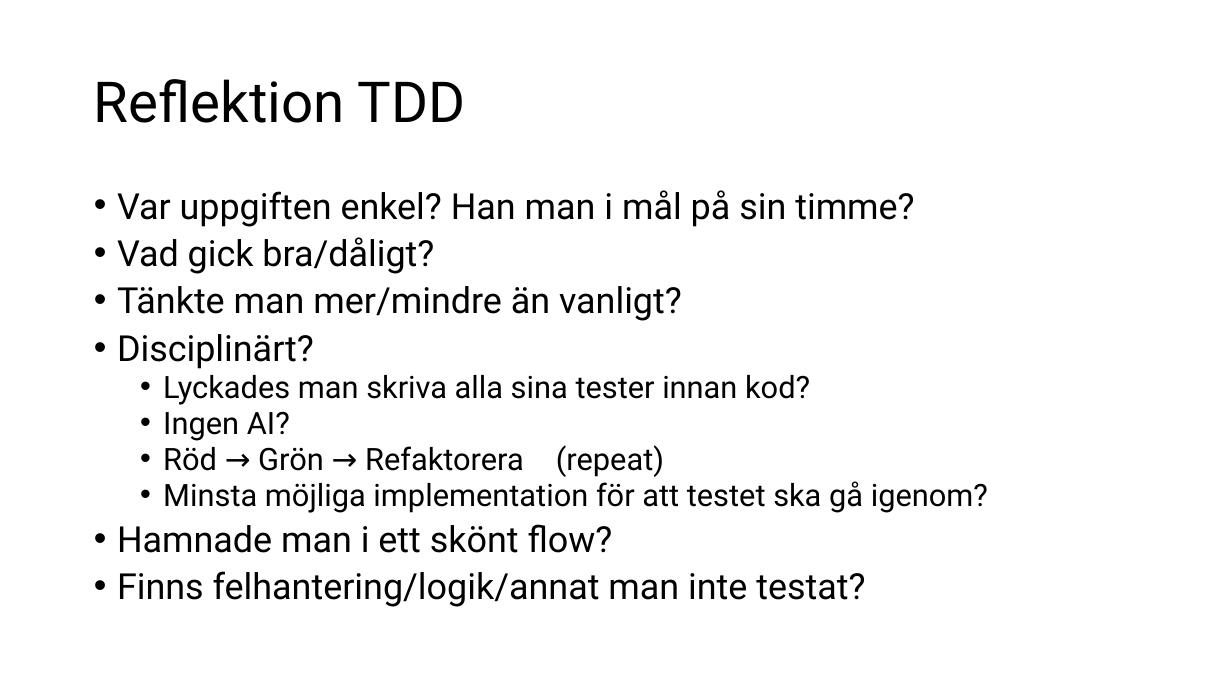
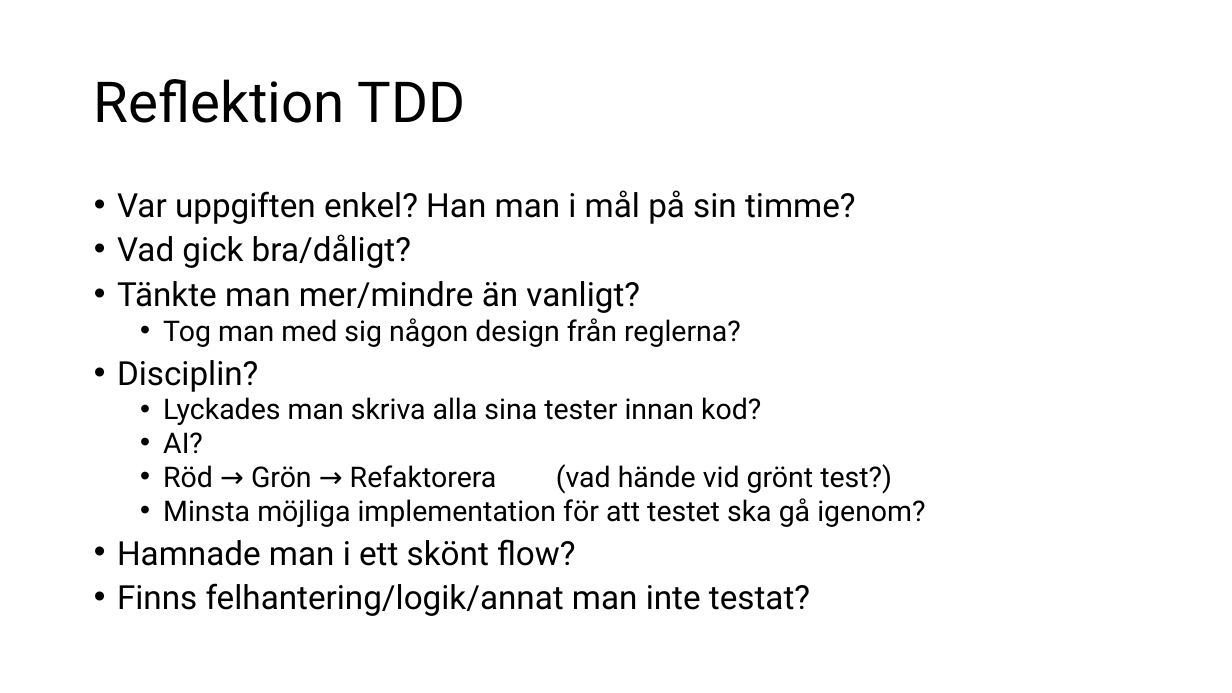
Before and after one commit to bjornstalfors/utbildning, a slide deck: slide 7 of Testning.pptx. Drawn at 1232x693 pixels with LibreOffice and Linux fonts; fonts in the diff are those of the drawing. Boxes give left, top, right and bottom in pixels: in the first picture for what was removed or moved away, otherwise in the second. Text is boxed around its words. In the diff, an @@ line names an element or a change of style, - is before the commit and + after.

```diff
--- a/Testning.pptx
+++ b/Testning.pptx
@@ text at box(117, 190, 925, 616): size 28 to 25.9 pt in "Var uppgiften enkel? Han man i mål ...", "Vad gick bra/dåligt?", "Tänkte man mer/mindre än vanligt?", "Hamnade man i ett skönt flow?" and 1 more places; size 24 to 22.2 pt in "Lyckades man skriva alla sina tester innan ...", "Minsta möjliga implementation för att testet ska ..." @@
@@ text at box(117, 318, 741, 392): text changed; size 28 to 22.2 pt @@
-• Disciplinärt?
+  • Tog man med sig någon design från reglerna?
+• Disciplin?
@@ text at box(163, 432, 892, 494): text changed; size 24 to 22.2 pt @@
-  • Ingen AI?
-  • Röd → Grön → Refaktorera (repeat)
+  • AI?
+  • Röd → Grön → Refaktorera (vad hände vid grönt test?)
```
Also in this commit, not shown: 1 other slide changed, 4 slides added, 2 other files.
